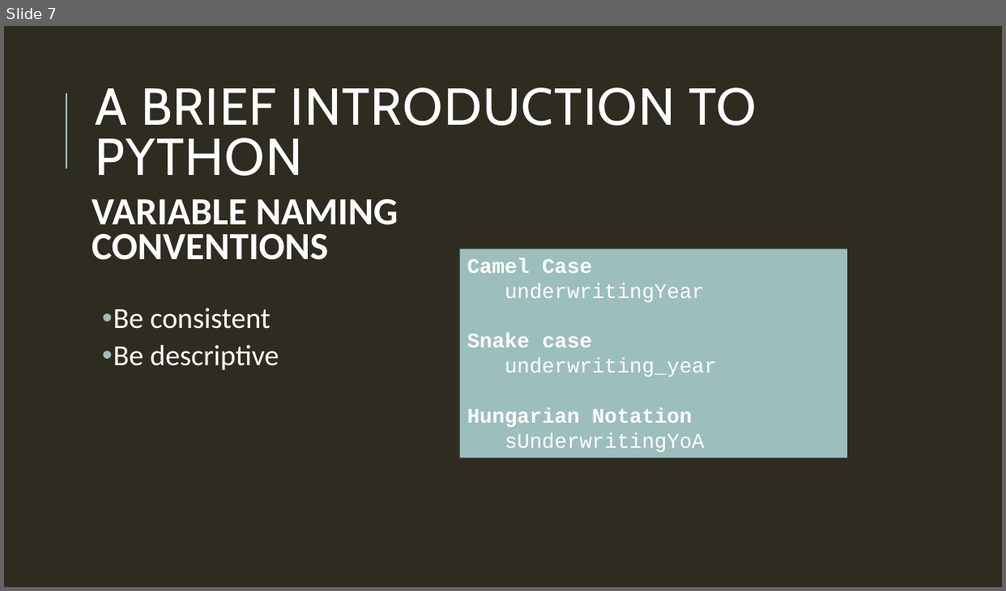
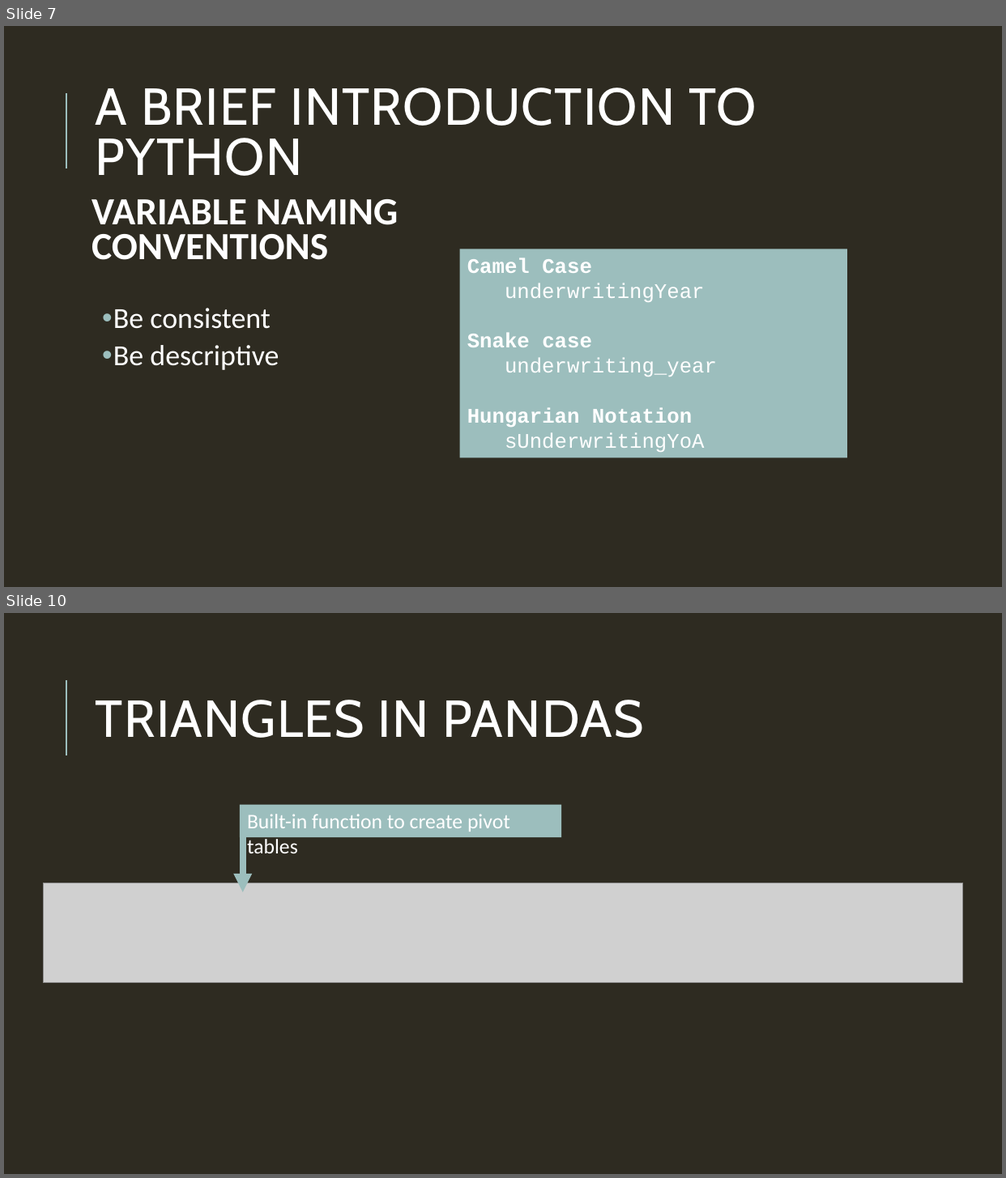
Before and after one commit to fk20268/How2, a slide deck: HOW2_presentation.pptx. Shown one above the other, each under a label of ours: slide 7 before the commit, slides 7 and 10 after it; the slides between them are not shown. The pictures are 1006x591 and 1006x1178 pixels, drawn with LibreOffice and Linux fonts; fonts in the diff are those of the drawing; grey boxes stand for pictures. Boxes give left, top, right and bottom in pixels: in the first picture for what was removed or moved away, otherwise in the second. Text is boxed around its words. In the diff, an @@ line names an element or a change of style, - is before the commit and + after.

```diff
--- a/HOW2_presentation.pptx
+++ b/HOW2_presentation.pptx
@@ slide 10 added at bbox=[4, 613, 1002, 1174], background #2E2B21; not listed: 1 template element that a slide beside it also shows @@
@@ title added at bbox=[96, 700, 644, 738], 50 pt, text #FFFFFF @@
+TRIANGLES IN PANDAS
@@ rectangle added at bbox=[240, 805, 562, 837], fill #9CBEBD, 20 pt, text #FFFFFF @@
+Built-in function to create pivot tables
@@ arrow added from (243, 829) to (243, 892), #9CBEBD 6 pt @@
@@ picture added at bbox=[43, 884, 963, 983] @@
```
Also in this commit, not shown: 5 slides changed, 5 other slides added, 2 other files.
